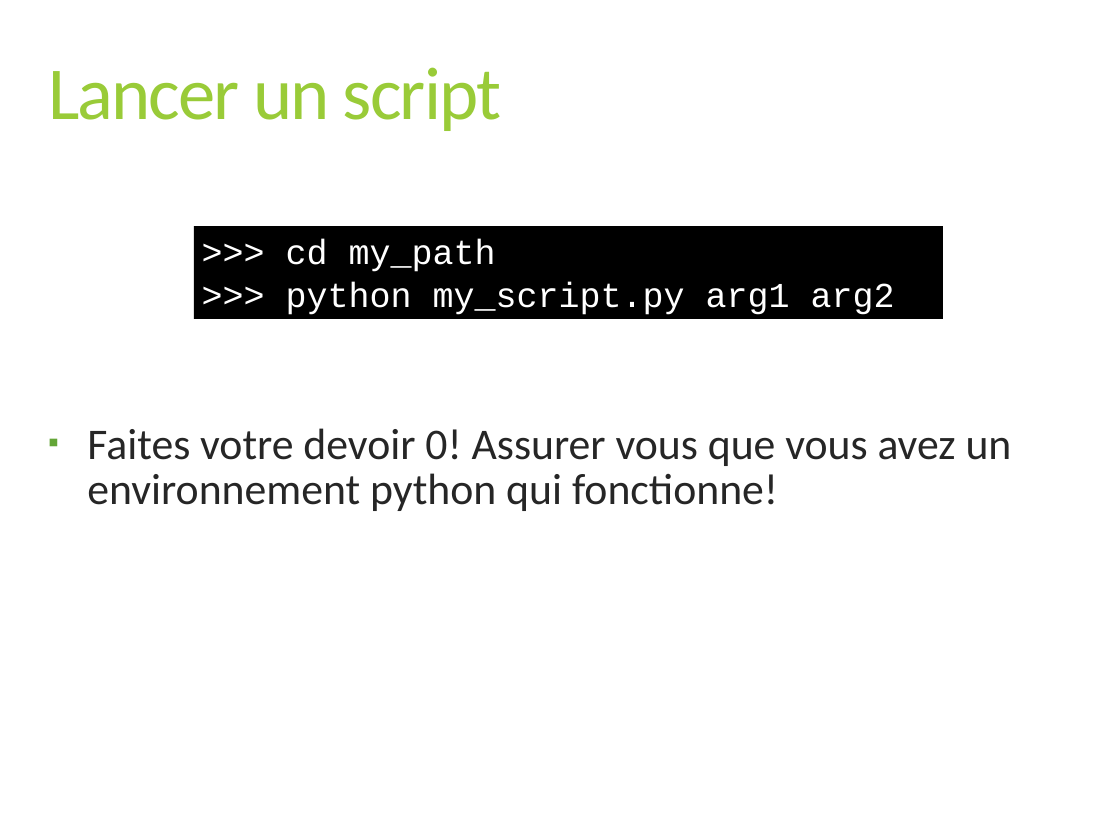
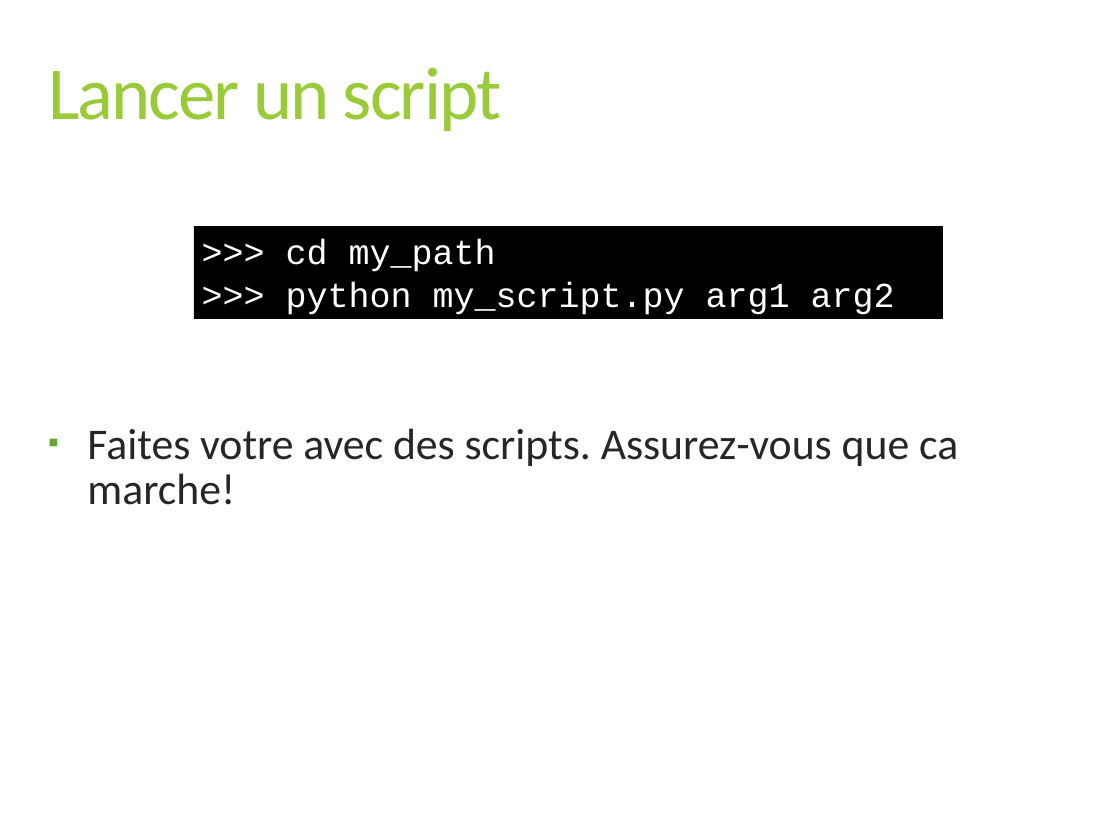
Before and after one commit to scilus/scilus_website, a slide deck: slide 19 of static/courses/imn359/cours/Intro_python.pptx. Drawn at 1120x840 pixels with LibreOffice and Linux fonts; fonts in the diff are those of the drawing. Boxes give left, top, right and bottom in pixels: in the first picture for what was removed or moved away, otherwise in the second. Text is boxed around its words. In the diff, an @@ line names an element or a change of style, - is before the commit and + after.

Commit message:
intro to python

```diff
--- a/static/courses/imn359/cours/Intro_python.pptx
+++ b/static/courses/imn359/cours/Intro_python.pptx
@@ text at [87,428,958,505]: text changed @@
-▪ Faites votre devoir 0! Assurer vous que vous avez un environnement python qui fonctionne!
+▪ Faites votre avec des scripts. Assurez-vous que ca marche!
```
Also in this commit, not shown: 3 slides removed.
